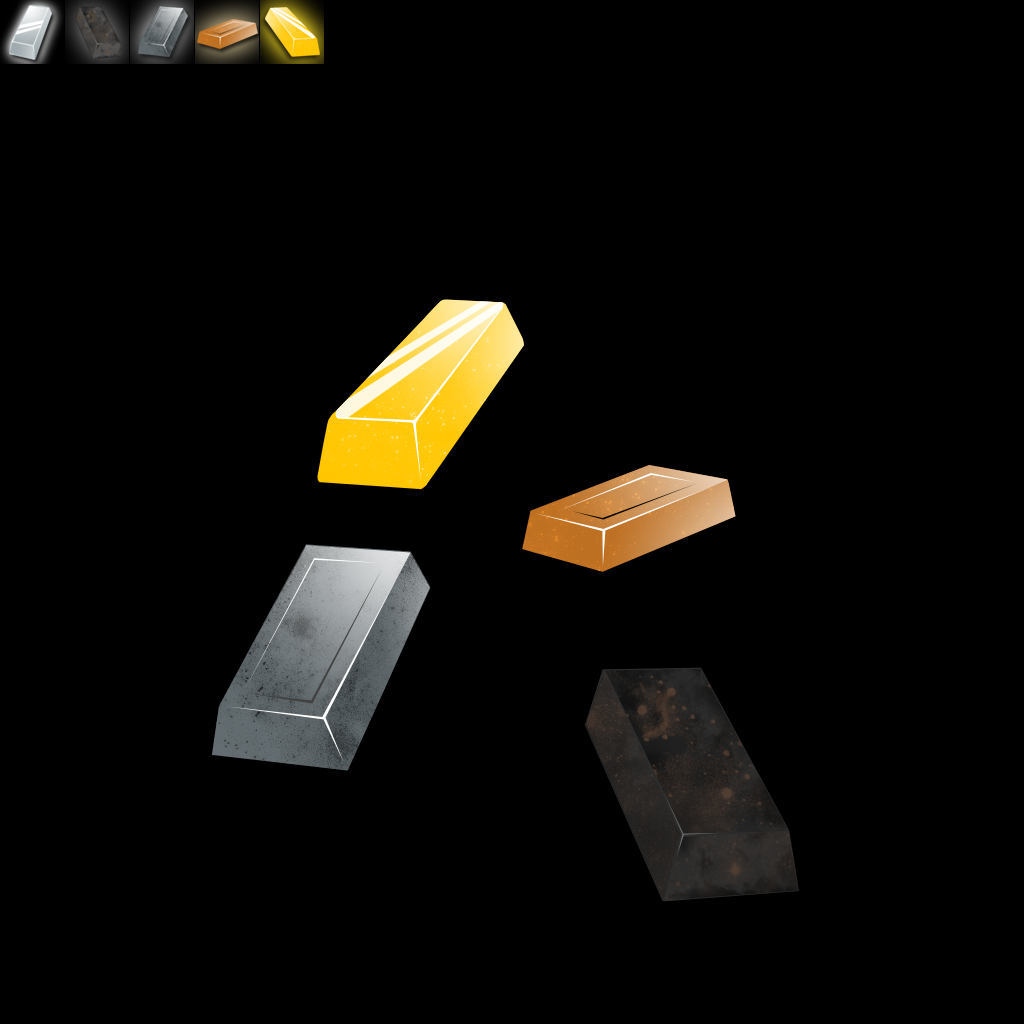
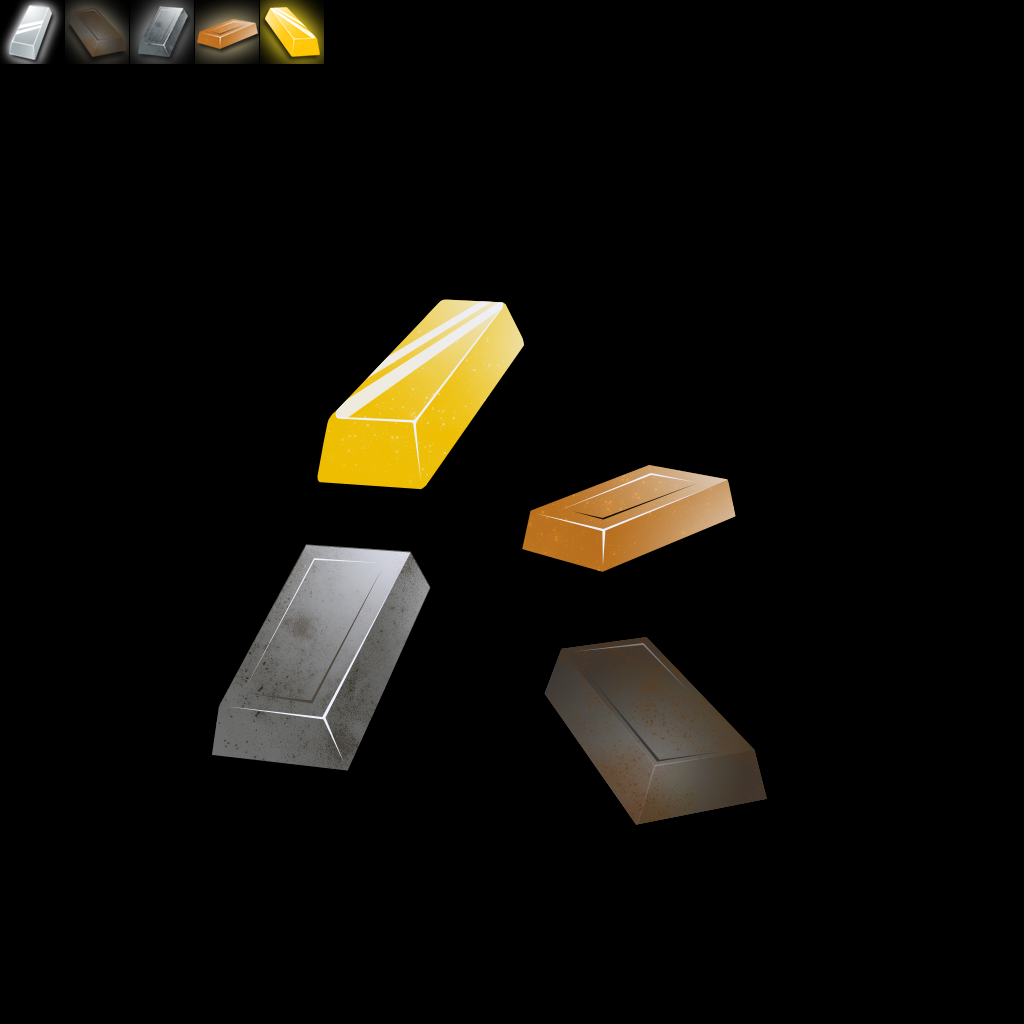
Revision of a layered 1024 × 1024 image; what changed, layer by layer:
added layer "Layer 3" above "SmallIcons" over bbox(65, 0, 129, 64)
painted on "SmallIcons" over bbox(65, 0, 129, 64)
painted on "BigIcons" over bbox(212, 299, 799, 902)
showed "Squares" over bbox(65, 0, 129, 64)
